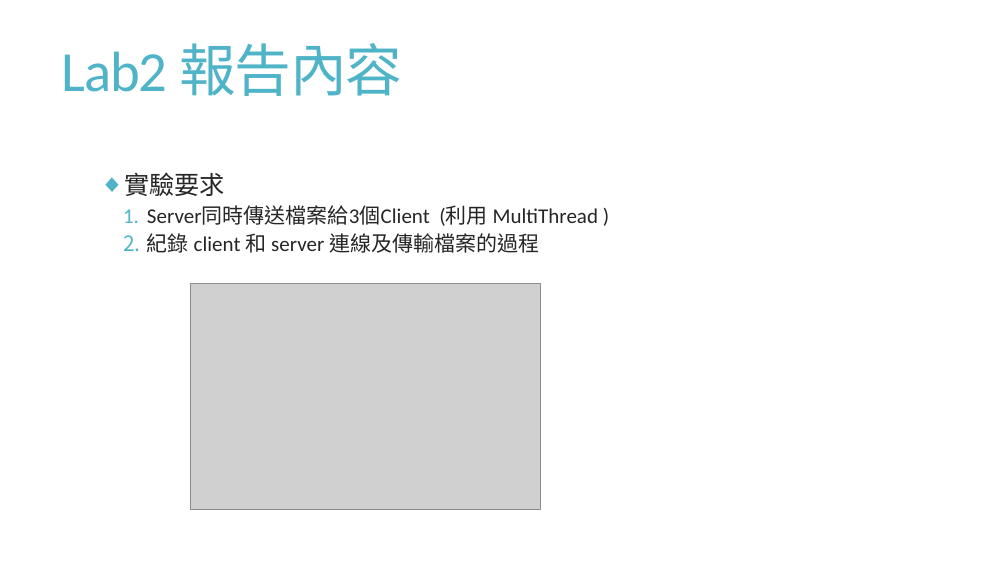
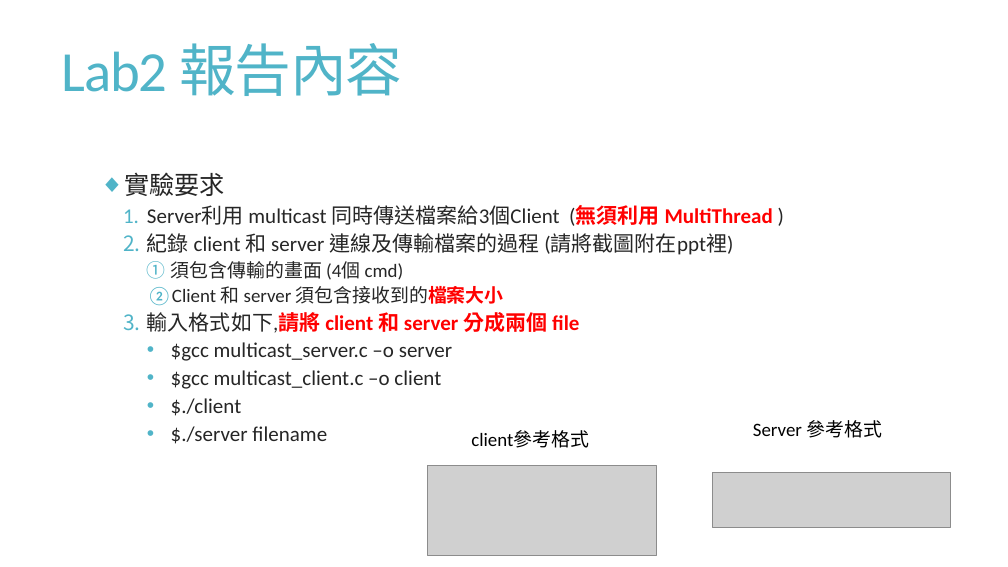
Before and after one commit to BebeShen/NCKU_Course-ComputerCommunication, a slide deck: slide 17 of LABs/lab2/Lab2_introduction.pptx. Drawn at 1008x567 pixels with LibreOffice and Linux fonts; fonts in the diff are those of the drawing; grey boxes stand for pictures. Boxes give left, top, right and bottom in pixels: in the first picture for what was removed or moved away, otherwise in the second. Text is boxed around its words. In the diff, an @@ line names an element or a change of style, - is before the commit and + after.

Commit message:
[LAB2] UDP multicast

```diff
--- a/LABs/lab2/Lab2_introduction.pptx
+++ b/LABs/lab2/Lab2_introduction.pptx
@@ text at <box>147,205,773,444</box>: text changed @@
-  1. Server同時傳送檔案給3個Client (利用 MultiThread )
-  2. 紀錄 client 和 server 連線及傳輸檔案的過程
+  1. Server利用 multicast 同時傳送檔案給3個Client (無須利用 MultiThread )
+  2. 紀錄 client 和 server 連線及傳輸檔案的過程 (請將截圖附在ppt裡)
+    1. 須包含傳輸的畫面 (4個 cmd)
+    2. Client 和 server 須包含接收到的檔案大小
+  3. 輸入格式如下,請將 client 和 server 分成兩個 file
+    • $gcc multicast_server.c –o server
+    • $gcc multicast_client.c –o client
+    • $./client
+    • $./server filename
@@ picture removed at <box>191,284,540,510</box> @@
@@ text added at <box>471,430,589,448</box>, 18 pt, text #000000 @@
+client參考格式
@@ text added at <box>753,420,882,438</box>, 18 pt, text #000000 @@
+Server 參考格式
@@ picture added at <box>427,466,656,556</box> @@
@@ picture added at <box>712,473,951,528</box> @@
```
Also in this commit, not shown: 3 other slides changed, 1 slide added, 1 slide removed, 7 other files.
